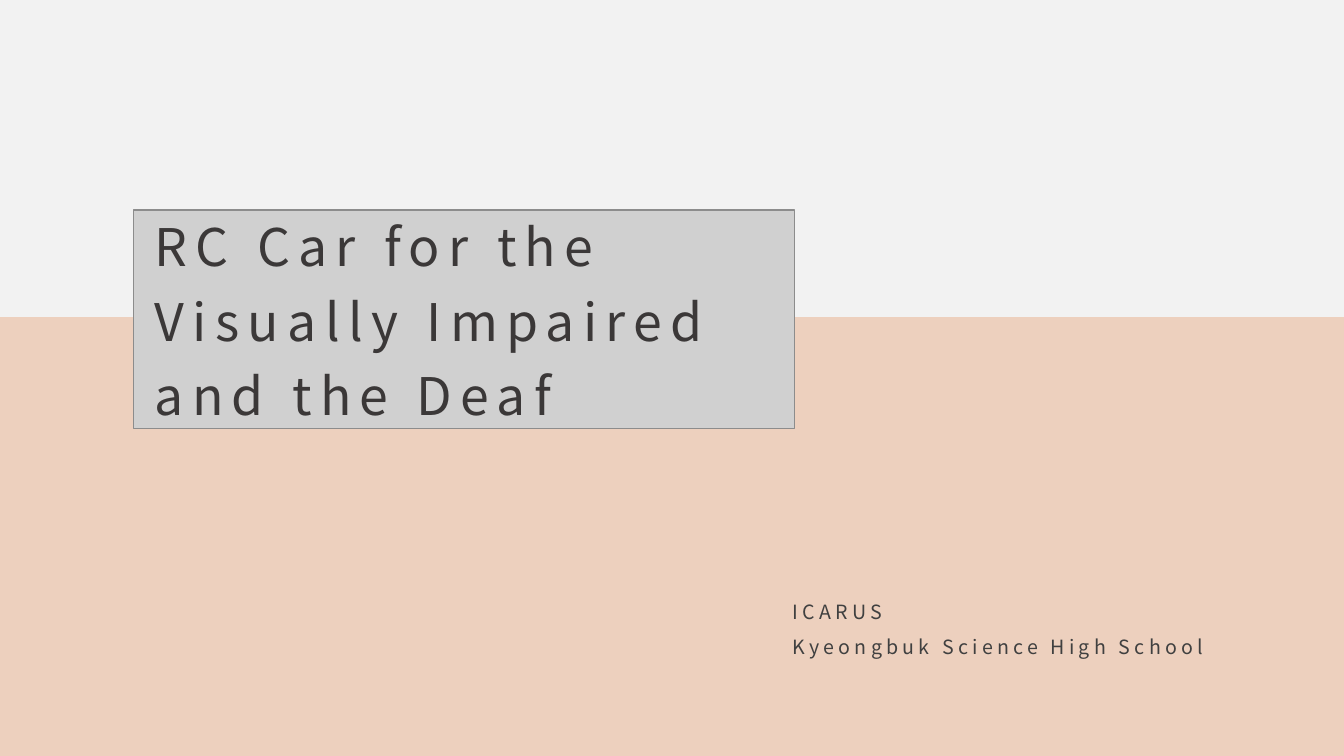
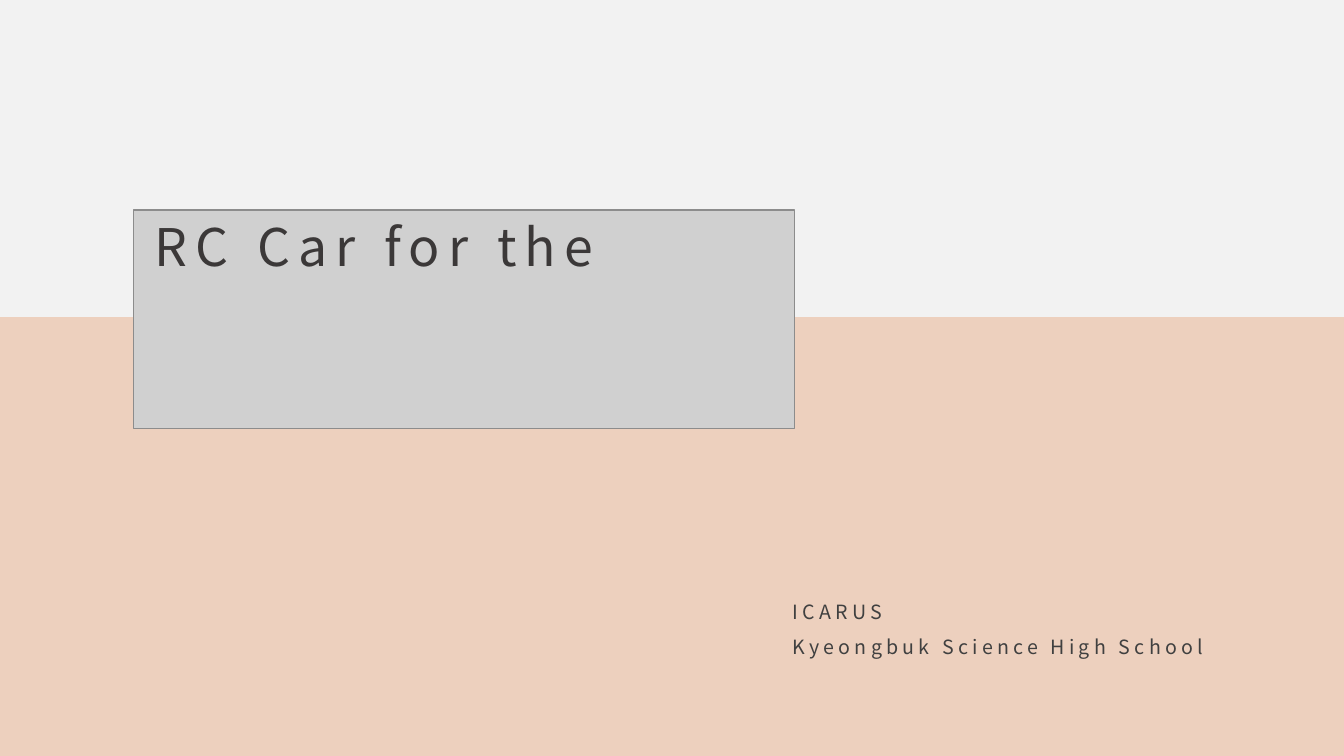
Before and after one commit to jsotouto/ICARUS, a slide deck: slide 1 of ICARUS 발표자료.pptx. Drawn at 1344x756 pixels with LibreOffice and Linux fonts; fonts in the diff are those of the drawing; grey boxes stand for pictures. Boxes give left, top, right and bottom in pixels: in the first picture for what was removed or moved away, otherwise in the second. Text is boxed around its words. In the diff, an @@ line names an element or a change of style, - is before the commit and + after.

```diff
--- a/ICARUS 발표자료.pptx
+++ b/ICARUS 발표자료.pptx
@@ text at <box>155,224,593,267</box>: text changed @@
-RC Car for the Visually Impaired and the Deaf
+RC Car for the
```
Also in this commit, not shown: 1 other slide changed, 8 slides added, 1 slide removed.
